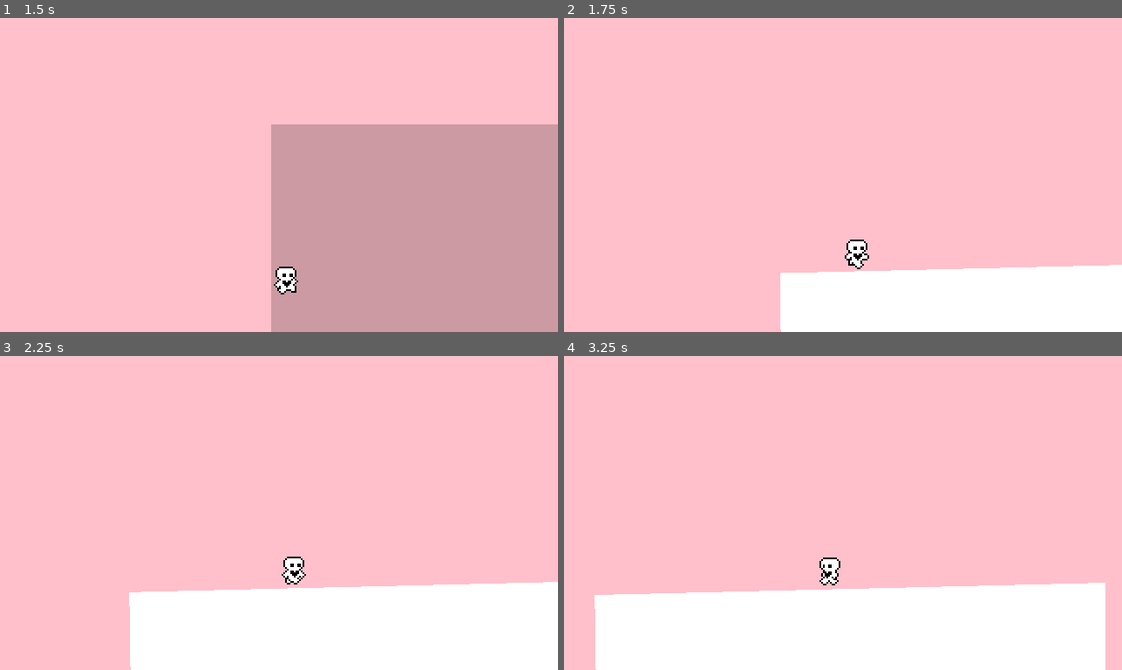
Above: before the commit, frames 1-4 (two rows, left to right).
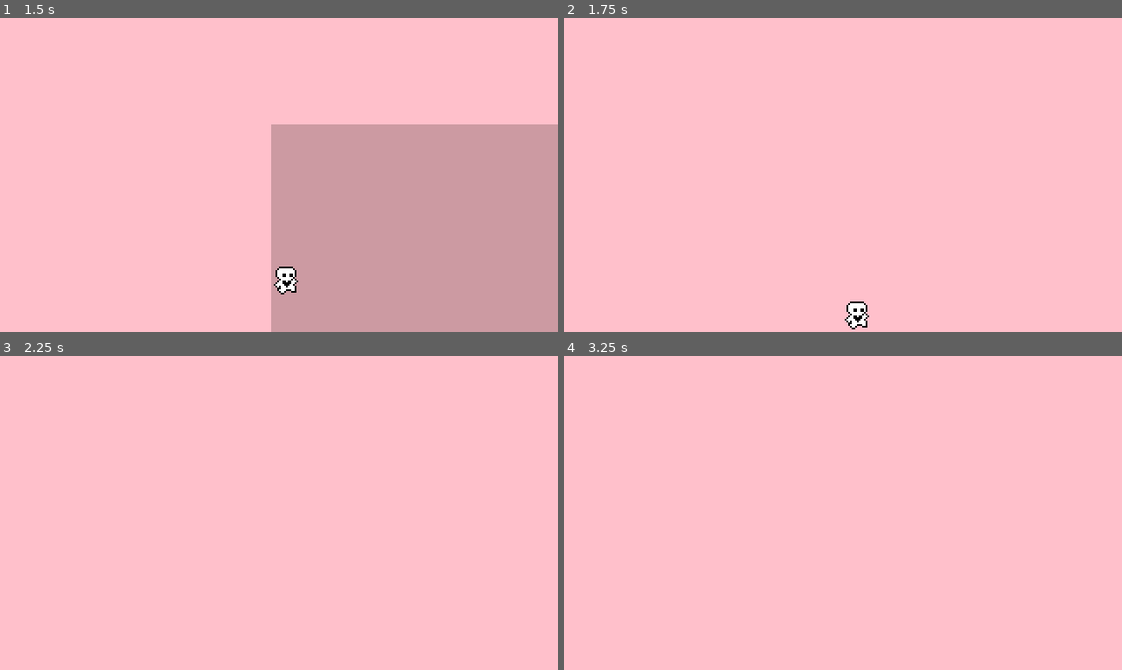
Above: after the commit, the same moments.

Repository: alwong18/AnimalExplorer
Game: Godot game, scene res://Scenes/start_menu.tscn
Same seed, same stepped clock (60 frames per second), same inputs: the game is played once before the commit and once after it.
Inputs:
- Up to frame 1 (1.5 s): click "Start Game" at 0.5 s; hold Right (move_right) from 1.28 s (still down)
- Up to frame 2 (1.75 s): keep holding Right (move_right); tap Up (move_up) at 1.52 s
- Up to frame 3 (2.25 s): keep holding Right (move_right)
- Up to frame 4 (3.25 s): tap Up (move_up) at 2.27 s; release Right (move_right) at 2.78 s; hold Left (move_left) from 2.78 s (still down)

Frame 1 is identical in both runs. In frame 2, 12% of the frame differs, in the area x 38-100%, y 70-100%; in frame 3, 21%; in frame 4, 24%, in the area x 5-98%, y 64-100%.

Commit message:
created all the levels

Diff:
--- a/Scenes/World.tscn
+++ b/Scenes/World.tscn
@@ -5,16 +5,8 @@
 
 [node name="World" type="Node"]
 
-[node name="StaticBody2D" type="StaticBody2D" parent="."]
-
-[node name="CollisionPolygon2D" type="CollisionPolygon2D" parent="StaticBody2D"]
-position = Vector2(118, 148)
-polygon = PackedVector2Array(-11, 18, 164, 15, 163, 82, -128, 90, -129, 21)
-
-[node name="Polygon2D" type="Polygon2D" parent="StaticBody2D/CollisionPolygon2D"]
-polygon = PackedVector2Array(-129, 22, 164, 15, 164, 81, -128, 91)
-
 [node name="Player" parent="." instance=ExtResource("1_e5v70")]
+up_direction = Vector2(2.94434e-12, 1)
 
 [node name="CanvasLayer" type="CanvasLayer" parent="."]
 
--- /dev/null
+++ b/Scenes/level_four.tscn
@@ -0,0 +1,5 @@
+[gd_scene load_steps=2 format=3 uid="uid://br26g2x6fjapb"]
+
+[ext_resource type="PackedScene" uid="uid://b2mdhd4vpxsqi" path="res://Scenes/World.tscn" id="1_7j3ye"]
+
+[node name="LevelFour" instance=ExtResource("1_7j3ye")]
--- /dev/null
+++ b/Scenes/level_one.tscn
@@ -0,0 +1,8 @@
+[gd_scene load_steps=3 format=3 uid="uid://ccp2xmnah27lo"]
+
+[ext_resource type="PackedScene" uid="uid://b2mdhd4vpxsqi" path="res://Scenes/World.tscn" id="1_7hj86"]
+[ext_resource type="PackedScene" uid="uid://bxapxc3rbfnw8" path="res://Scenes/level_1_tile_map.tscn" id="2_x3bm2"]
+
+[node name="LevelOne" instance=ExtResource("1_7hj86")]
+
+[node name="Level1TileMap" parent="." index="2" instance=ExtResource("2_x3bm2")]
--- /dev/null
+++ b/Scenes/level_three.tscn
@@ -0,0 +1,5 @@
+[gd_scene load_steps=2 format=3 uid="uid://jjmqf5wqxvqu"]
+
+[ext_resource type="PackedScene" uid="uid://b2mdhd4vpxsqi" path="res://Scenes/World.tscn" id="1_uxuwo"]
+
+[node name="LevelThree" instance=ExtResource("1_uxuwo")]
--- /dev/null
+++ b/Scenes/level_two.tscn
@@ -0,0 +1,8 @@
+[gd_scene load_steps=3 format=3 uid="uid://h77h1hmf77br"]
+
+[ext_resource type="PackedScene" uid="uid://b2mdhd4vpxsqi" path="res://Scenes/World.tscn" id="1_6hlqk"]
+[ext_resource type="PackedScene" uid="uid://b01obdoypl0vl" path="res://Scenes/level_2_tile_map.tscn" id="2_1ib1o"]
+
+[node name="LevelTwo" instance=ExtResource("1_6hlqk")]
+
+[node name="Level2TileMap" parent="." index="2" instance=ExtResource("2_1ib1o")]
Not shown: 1 places in Scenes/player.tscn that only renumber resources
